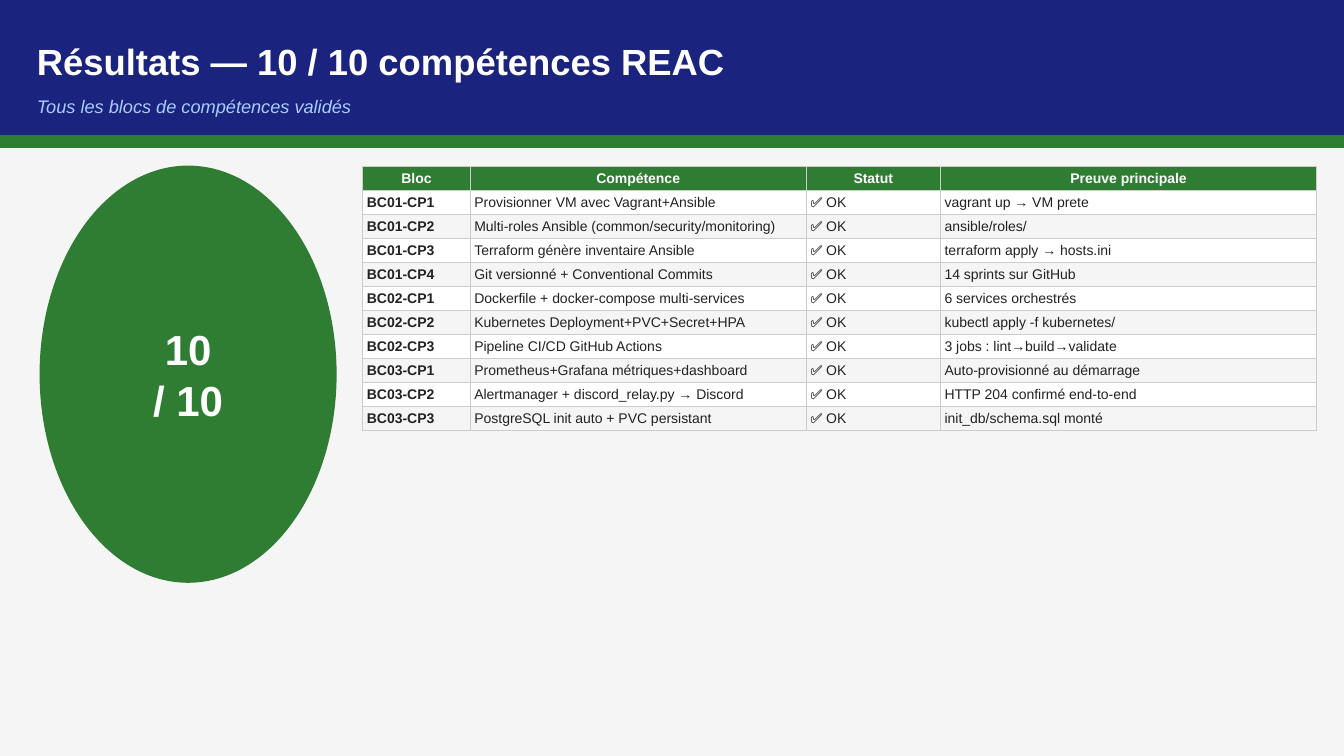
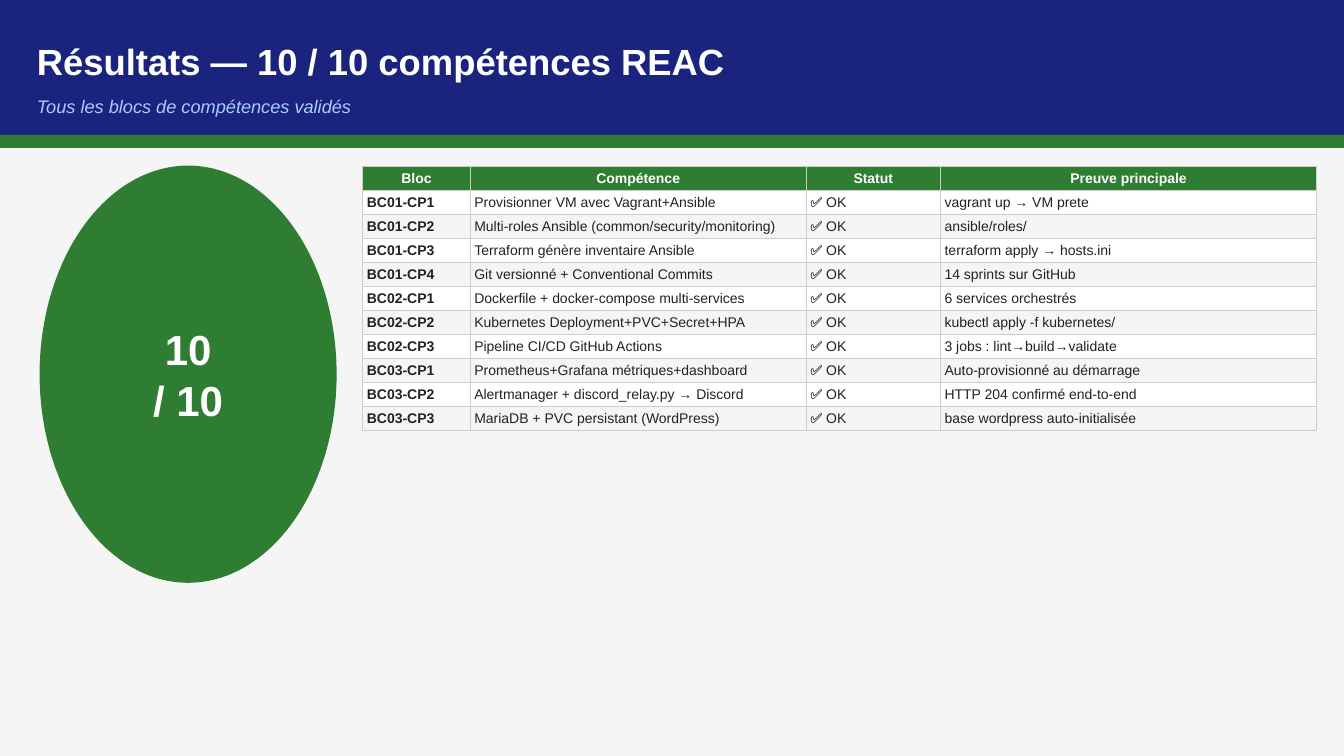
Before and after one commit to pilot-loicrich/iac-infra, a slide deck: slide 9 of documentation/Presentation_iac-infra_ASD.pptx. Drawn at 1344x756 pixels with LibreOffice and Linux fonts; fonts in the diff are those of the drawing. Boxes give left, top, right and bottom in pixels: in the first picture for what was removed or moved away, otherwise in the second. Text is boxed around its words. In the diff, an @@ line names an element or a change of style, - is before the commit and + after.

Commit message:
docs(pptx): update presentation for WordPress + MariaDB deployment

```diff
--- a/documentation/Presentation_iac-infra_ASD.pptx
+++ b/documentation/Presentation_iac-infra_ASD.pptx
@@ table at <box>363,166,1317,430</box> @@
-row 11, column 2: PostgreSQL init auto + PVC persistant
+row 11, column 2: MariaDB + PVC persistant (WordPress)
-row 11, column 4: init_db/schema.sql monté
+row 11, column 4: base wordpress auto-initialisée
```
Also in this commit, not shown: 7 other slides changed.
